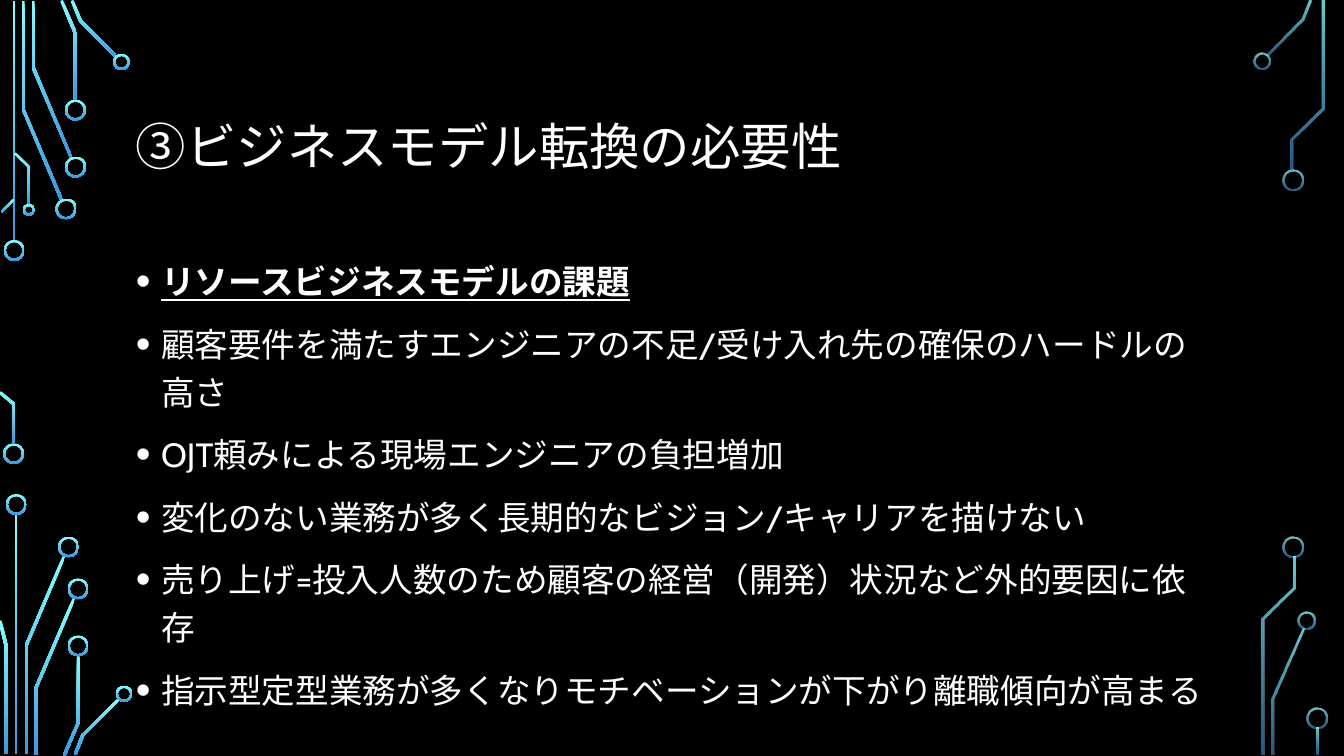
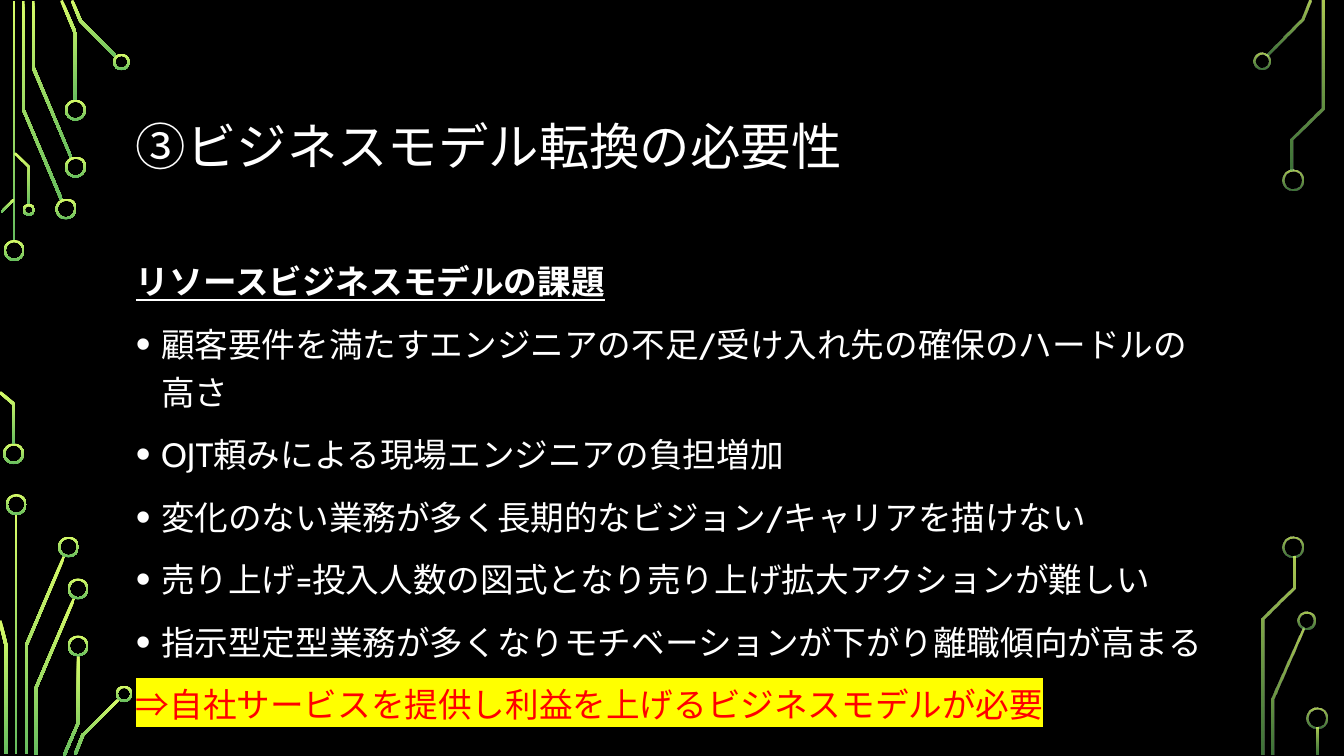
Before and after one commit to SITH-YN/PythonTool, a slide deck: slide 7 of Temp/39期ビジネスアイディア.pptx. Drawn at 1344x756 pixels with LibreOffice and Linux fonts; fonts in the diff are those of the drawing; background and template pictures are left out. Boxes give left, top, right and bottom in pixels: in the first picture for what was removed or moved away, otherwise in the second. Text is boxed around its words. In the diff, an @@ line names an element or a change of style, - is before the commit and + after.

```diff
--- a/Temp/39期ビジネスアイディア.pptx
+++ b/Temp/39期ビジネスアイディア.pptx
@@ fill gradient #82FFFF to #3D97DE to gradient #D8FC68 to #66BD5F in 36 elements at (4,240,25,261), (3,444,24,465), (22,1,63,201), (55,199,77,220), (31,1,72,158), (60,0,78,101), (65,156,86,177), (65,100,86,121), (71,0,117,58), (113,53,131,70), (1,199,15,213), (0,391,15,445), (14,152,30,205), (22,204,34,216), (15,514,18,755), (24,556,65,754), (6,494,27,515), (0,620,7,754), (58,536,80,558), (34,598,76,755), (63,655,80,756), (68,579,89,600), (68,635,89,656), (74,698,120,755), (116,686,133,702), (1266,0,1313,56), (1253,52,1270,70), (1282,169,1304,191), (1271,628,1305,755), (1299,612,1316,629), (1292,1,1325,171), (1284,536,1305,558), (1261,557,1296,755), (1307,708,1328,729), (1317,727,1320,755), (12,1,15,242) @@
@@ text at (136,265,605,301): bullet • to none @@
@@ text at (161,563,1150,595): text changed @@
-• 売り上げ=投入人数のため顧客の経営（開発）状況など外的要因に依存
+• 売り上げ=投入人数の図式となり売り上げ拡大アクションが難しい
@@ text at (136,688,1043,720): paragraph added @@
+⇒自社サービスを提供し利益を上げるビジネスモデルが必要
```
Also in this commit, not shown: 25 other slides changed.
